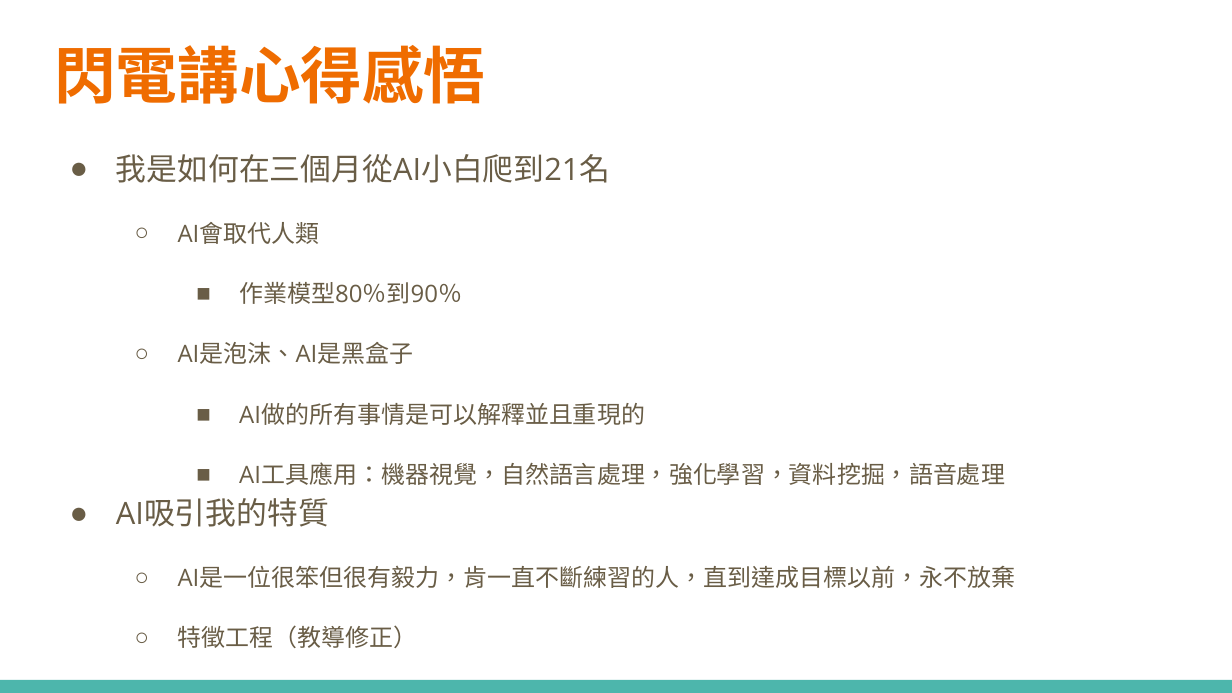
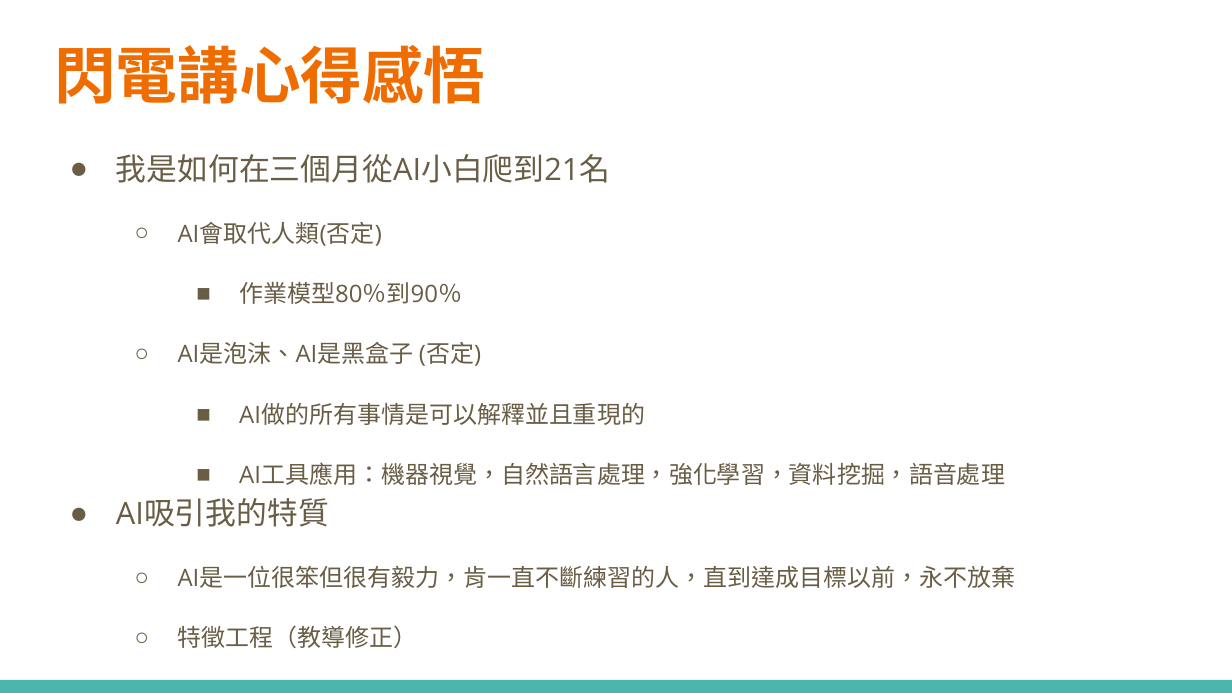
Before and after one commit to handsomekiwi/Credit-Card-Fraud-Competition, a slide deck: slide 1 of 兩分鐘閃電講.pptx. Drawn at 1232x693 pixels with LibreOffice and Linux fonts; fonts in the diff are those of the drawing. Boxes give left, top, right and bottom in pixels: in the first picture for what was removed or moved away, otherwise in the second. Text is boxed around its words. In the diff, an @@ line names an element or a change of style, - is before the commit and + after.

```diff
--- a/兩分鐘閃電講.pptx
+++ b/兩分鐘閃電講.pptx
@@ text at [178,222,382,246]: text changed @@
-  ○ AI會取代人類
+  ○ AI會取代人類(否定)
@@ text at [178,342,481,366]: text changed @@
-  ○ AI是泡沫、AI是黑盒子
+  ○ AI是泡沫、AI是黑盒子 (否定)
```
